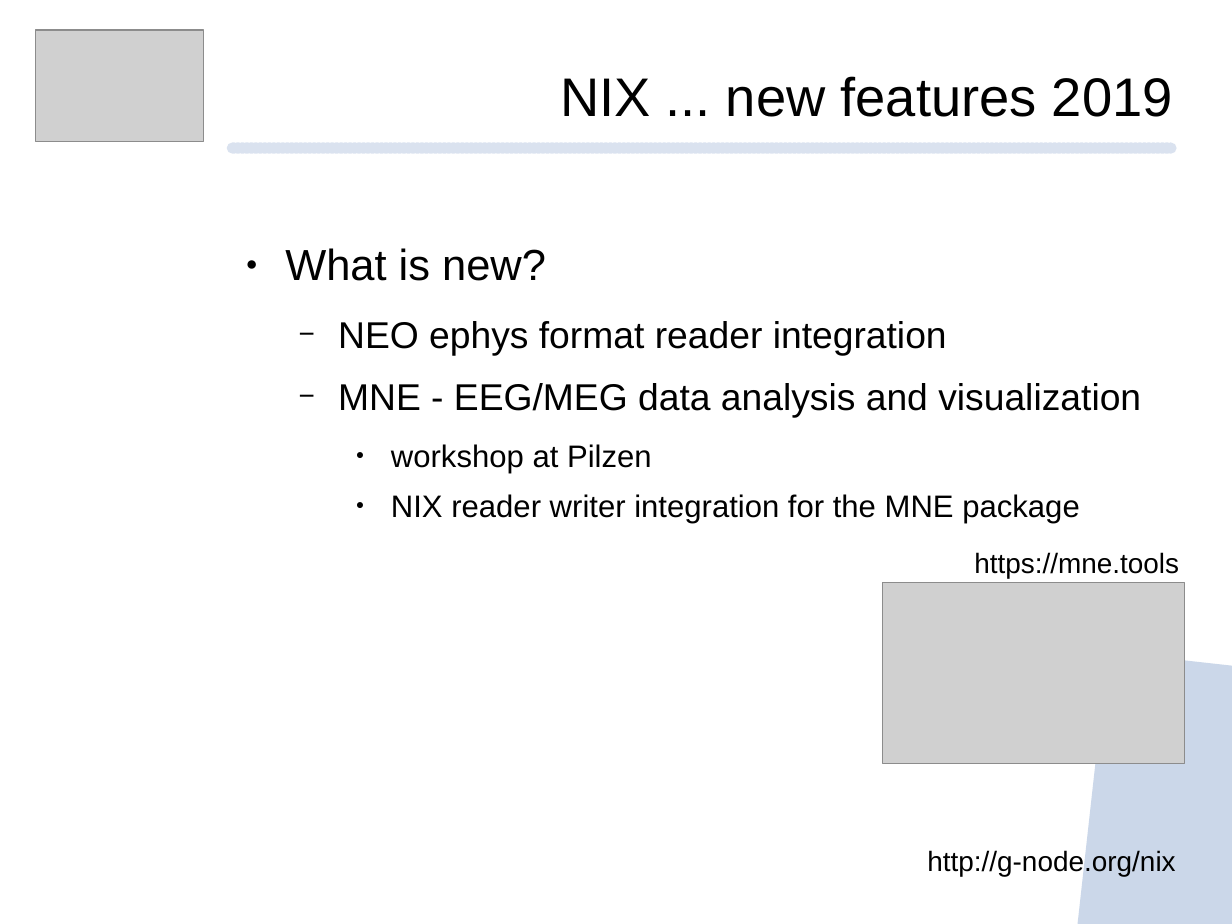
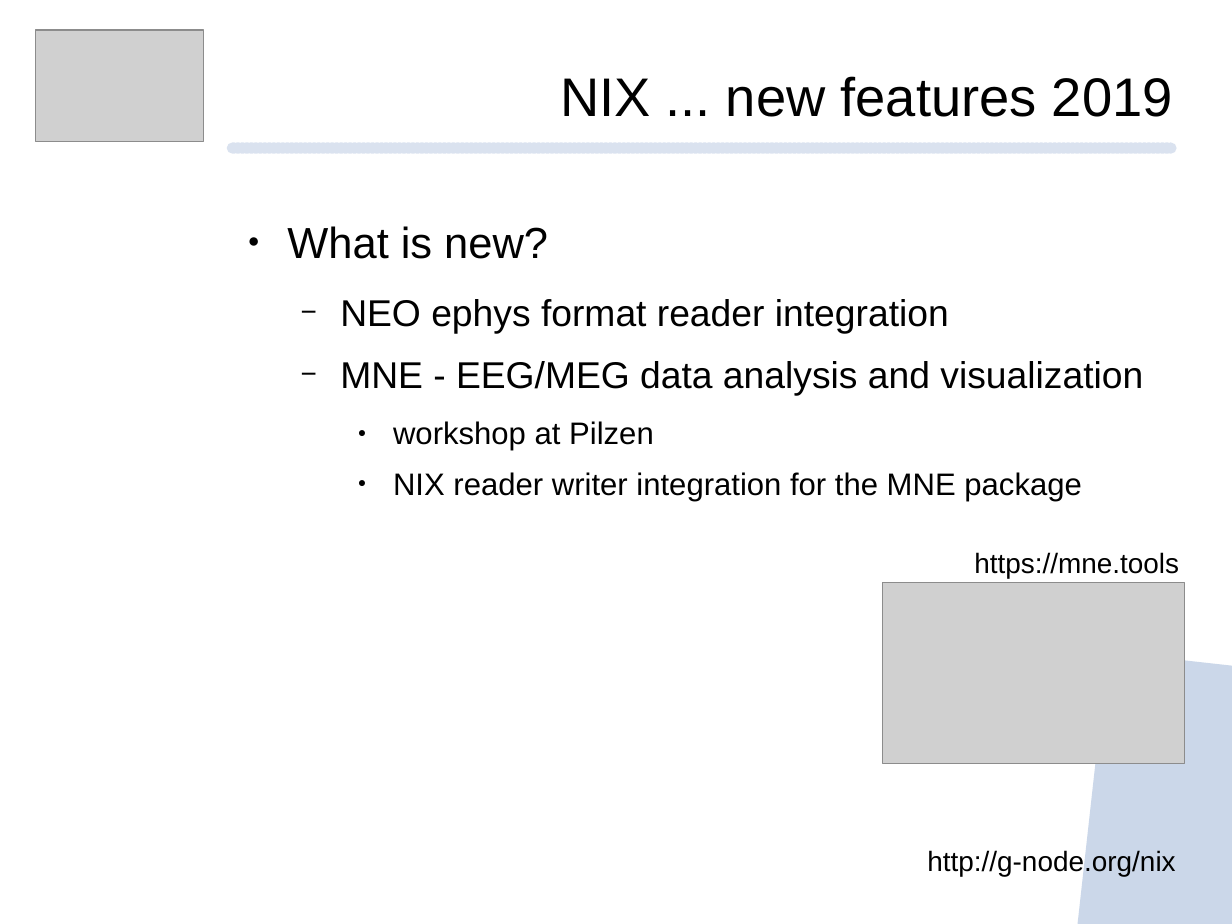
Before and after one commit to mpsonntag/prespost, a slide deck: slide 10 of 202009_BCCN_online/202009_BCCN_Online_conference.odp (slide 11 before the commit). Drawn at 1232x924 pixels with LibreOffice and Linux fonts; fonts in the diff are those of the drawing; grey boxes stand for pictures; background and template pictures are left out. Boxes give left, top, right and bottom in pixels: in the first picture for what was removed or moved away, otherwise in the second. Text is boxed around its words. In the diff, an @@ line names an element or a change of style, - is before the commit and + after.

```diff
--- a/202009_BCCN_online/202009_BCCN_Online_conference.odp
+++ b/202009_BCCN_online/202009_BCCN_Online_conference.odp
@@ text "What is new?": place and size @@
-text "What is new?" at [285,248,1141,523]
+text "What is new?" at [287,226,1143,501]
```
Also in this commit, not shown: 5 other slides changed, 3 slides added, 3 slides removed.
